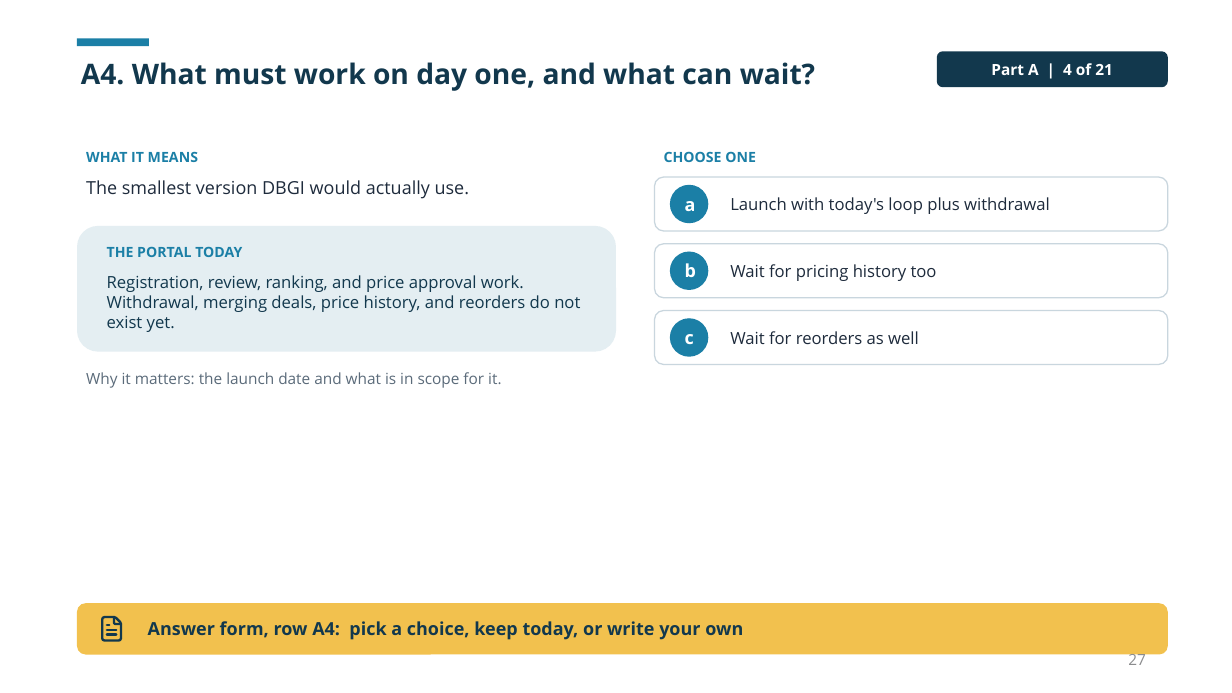
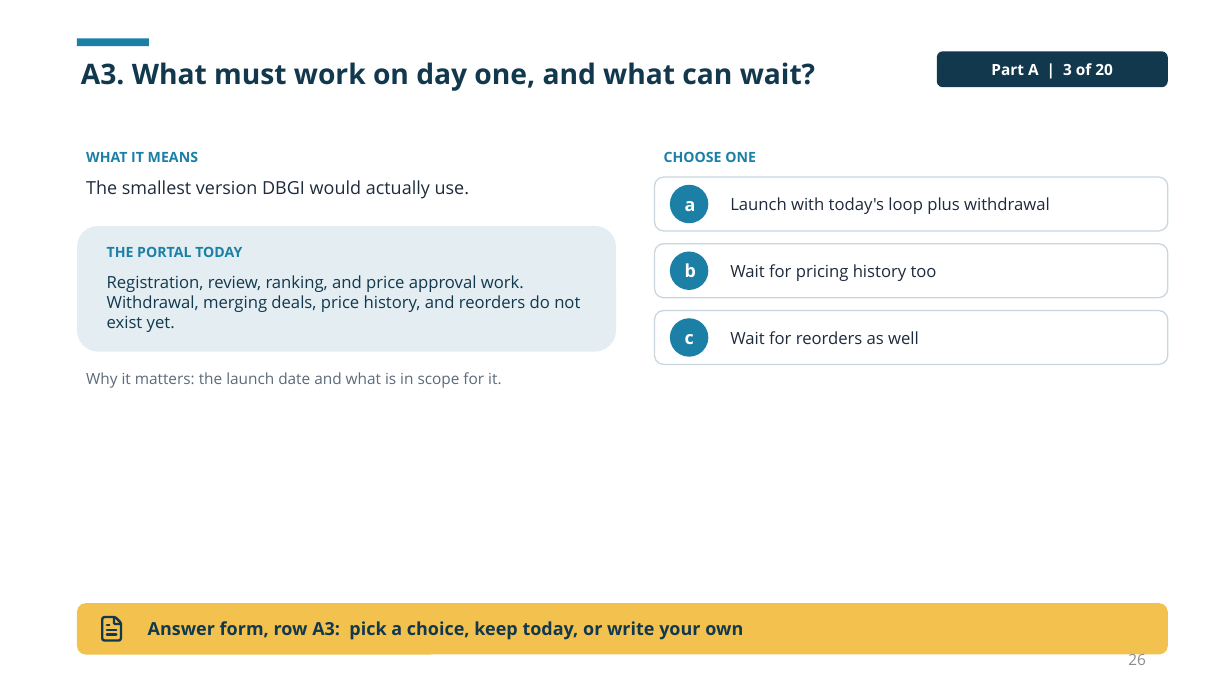
Before and after one commit to dbsuarez/dbgi-deal-registration-portal, a slide deck: slide 26 of docs/guides/Portal User Guide/Using the DBGI Portal.pptx (slide 27 before the commit). Drawn at 1232x693 pixels with LibreOffice and Linux fonts; fonts in the diff are those of the drawing. Boxes give left, top, right and bottom in pixels: in the first picture for what was removed or moved away, otherwise in the second. Text is boxed around its words. In the diff, an @@ line names an element or a change of style, - is before the commit and + after.

```diff
--- a/docs/guides/Portal User Guide/Using the DBGI Portal.pptx
+++ b/docs/guides/Portal User Guide/Using the DBGI Portal.pptx
@@ text at bbox=[81, 62, 815, 91]: text changed @@
-A4. What must work on day one, and what can wait?
+A3. What must work on day one, and what can wait?
@@ text in rounded rectangle at bbox=[991, 63, 1113, 75]: text changed @@
-Part A | 4 of 21
+Part A | 3 of 20
@@ text at bbox=[148, 621, 743, 640]: text changed @@
-Answer form, row A4: pick a choice, keep today, or write your own
+Answer form, row A3: pick a choice, keep today, or write your own
@@ page number at bbox=[1128, 651, 1146, 665]: text changed @@
-27
+26
```
Also in this commit, not shown: 21 other slides changed, 1 slide removed, 7 other files.
